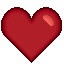
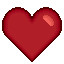
Layered file, before and after one edit (64x64). Changes by layer:
painted on "Hintergrund" over <box>1,7,32,63</box>
